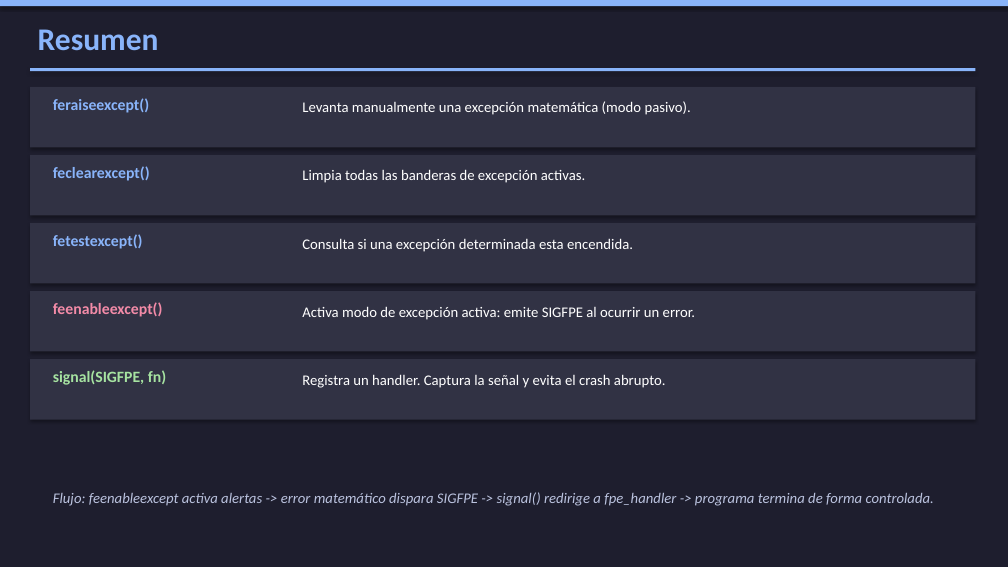
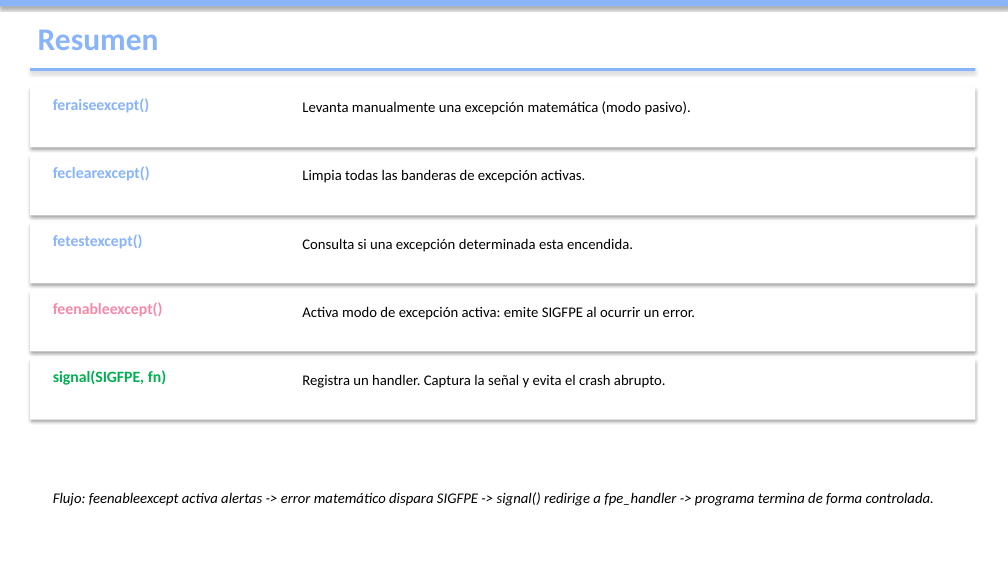
Before and after one commit to Juan-Stella/Control-y-Sistemas, a slide deck: slide 5 of Tp3/Ejercicio_6_Presentacion.pptx. Drawn at 1008x567 pixels with LibreOffice and Linux fonts; fonts in the diff are those of the drawing. Boxes give left, top, right and bottom in pixels: in the first picture for what was removed or moved away, otherwise in the second. Text is boxed around its words. In the diff, an @@ line names an element or a change of style, - is before the commit and + after.

```diff
--- a/Tp3/Ejercicio_6_Presentacion.pptx
+++ b/Tp3/Ejercicio_6_Presentacion.pptx
@@ background #1E1E2E to #FFFFFF @@
@@ fill #313244 to #FFFFFF in 5 elements at [30,87,975,147], [30,155,975,216], [30,223,975,284], [30,291,975,352], [30,359,975,420] @@
@@ text "signal(SIGFPE, fn)" at [53,370,166,385]: text colour #A6E3A1 to #00B050 @@
@@ text colour #FFFFFF to #000000 in 5 elements at [302,101,691,115], [302,169,585,183], [302,238,633,252], [302,306,695,320], [302,374,666,388] @@
@@ text "Flujo: feenableexcept activa alertas -> ..." at [53,492,934,506]: text colour #BAC2DE to #000000 @@
```
Also in this commit, not shown: 4 other slides changed, 1 other file.
